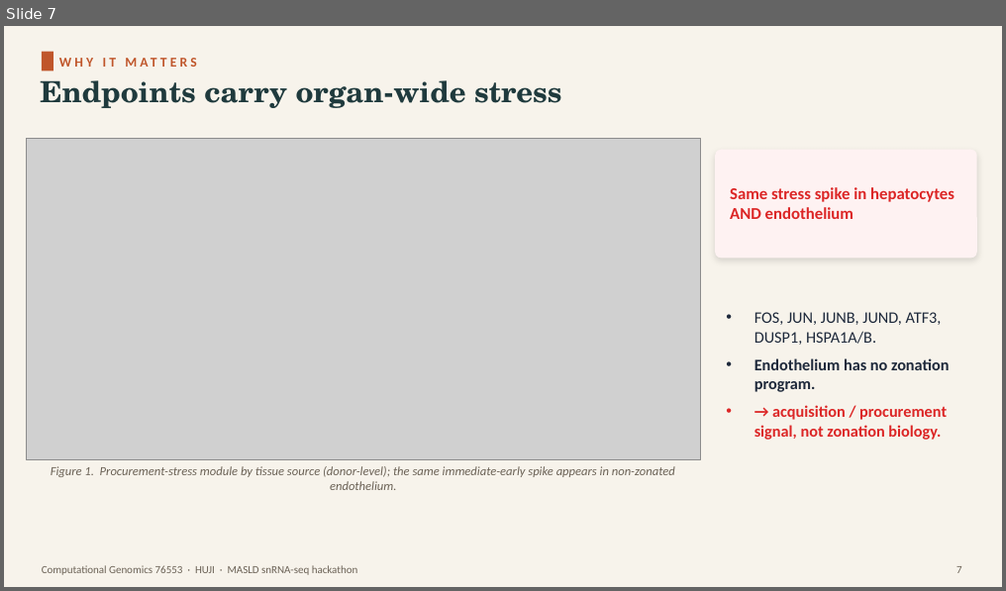
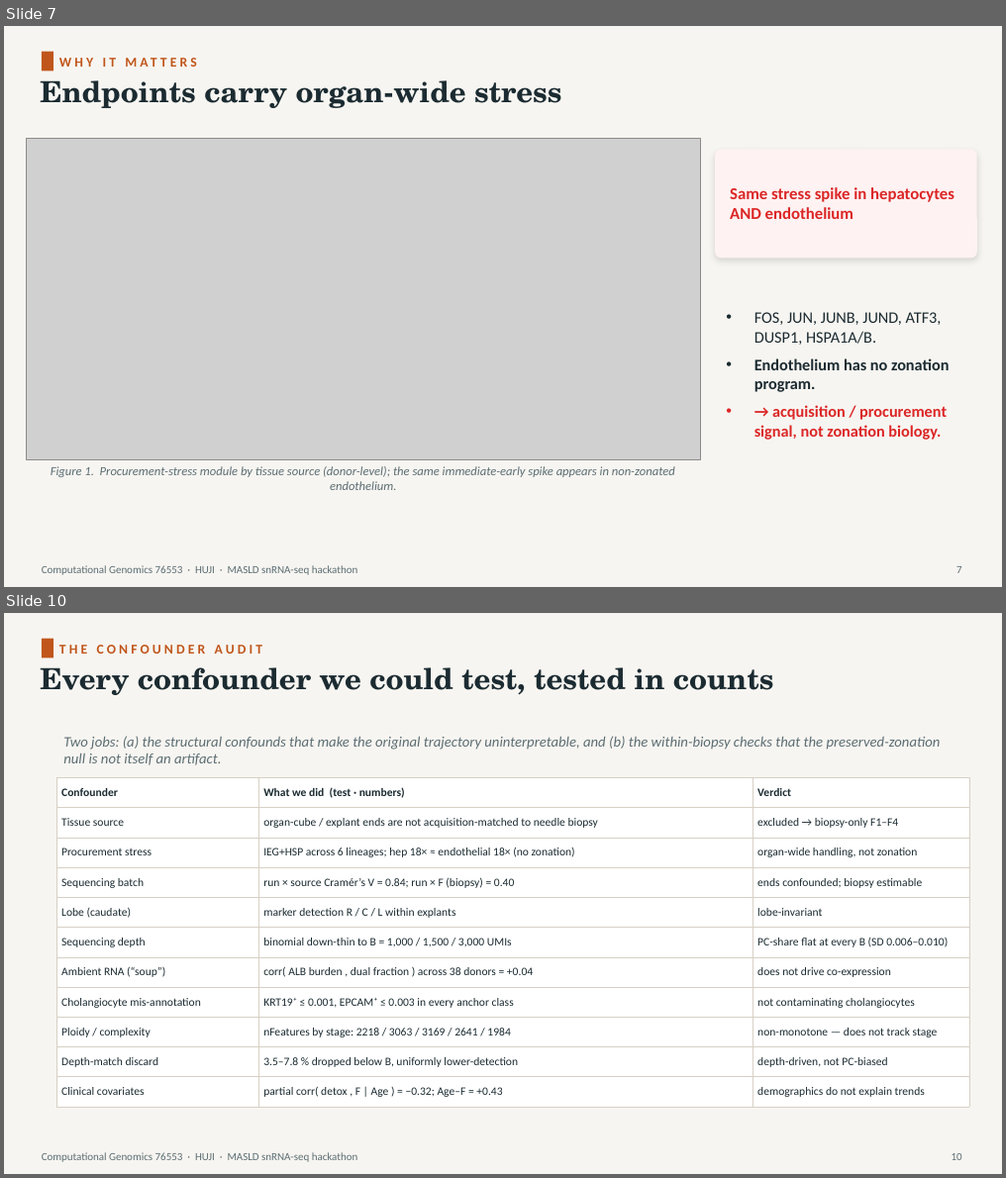
Before and after one commit to roeetekoah/liver-zonation, a slide deck: presentation/MASLD_zonation.pptx. Shown one above the other, each under a label of ours: slide 7 before the commit, slides 7 and 10 after it; the slides between them are not shown. The pictures are 1006x591 and 1006x1178 pixels, drawn with LibreOffice and Linux fonts; fonts in the diff are those of the drawing; grey boxes stand for pictures. Boxes give left, top, right and bottom in pixels: in the first picture for what was removed or moved away, otherwise in the second. Text is boxed around its words. In the diff, an @@ line names an element or a change of style, - is before the commit and + after.

```diff
--- a/presentation/MASLD_zonation.pptx
+++ b/presentation/MASLD_zonation.pptx
@@ slide 10 added at box(4, 613, 1002, 1174), background #F7F5F1 @@
@@ rectangle added at box(42, 639, 54, 658), fill #C0561B @@
@@ text added at box(40, 667, 774, 695), 28 pt, text #1B2B31, bold @@
+Every confounder we could test, tested in counts
@@ text added at box(59, 645, 262, 654), 13 pt, text #C0561B, bold @@
+THE CONFOUNDER AUDIT
@@ text added at box(63, 736, 941, 765), 14 pt, text #5C6E73, italic @@
+Two jobs: (a) the structural confounds that make the original trajectory uninterpretable, and (b) the within-biopsy checks that the preserved-zonation null is not itself an artifact.
@@ table added at box(56, 777, 969, 1101), 11 rows, 3 columns @@
+Confounder | What we did (test · numbers) | Verdict
+Tissue source | organ-cube / explant ends are not acquisition-matched to needle biopsy | excluded → biopsy-only F1–F4
+Procurement stress | IEG+HSP across 6 lineages; hep 18× ≈ endothelial 18× (no zonation) | organ-wide handling, not zonation
+Sequencing batch | run × source Cramér’s V = 0.84; run × F (biopsy) = 0.40 | ends confounded; biopsy estimable
+Lobe (caudate) | marker detection R / C / L within explants | lobe-invariant
+Sequencing depth | binomial down-thin to B = 1,000 / 1,500 / 3,000 UMIs | PC-share flat at every B (SD 0.006–0.010)
+Ambient RNA (“soup”) | corr( ALB burden , dual fraction ) across 38 donors = +0.04 | does not drive co-expression
+Cholangiocyte mis-annotation | KRT19⁺ ≤ 0.001, EPCAM⁺ ≤ 0.003 in every anchor class | not contaminating cholangiocytes
+Ploidy / complexity | nFeatures by stage: 2218 / 3063 / 3169 / 2641 / 1984 | non-monotone — does not track stage
+Depth-match discard | 3.5–7.8 % dropped below B, uniformly lower-detection | depth-driven, not PC-biased
+Clinical covariates | partial corr( detox , F | Age ) = −0.32; Age–F = +0.43 | demographics do not explain trends
@@ text added at box(42, 1153, 358, 1162), 10.5 pt, text #5C6E73 @@
+Computational Genomics 76553 · HUJI · MASLD snRNA-seq hackathon
@@ text added at box(951, 1154, 962, 1160), 10.5 pt, text #5C6E73 @@
+10
@@ slide 7 changed as well @@
@@ background #F7F3EB to #F7F5F1 @@
@@ rectangle at box(42, 52, 54, 71): fill #C0562B to #C0561B @@
@@ text "WHY IT MATTERS" at box(59, 49, 957, 75): text colour #C0562B to #C0561B @@
@@ text "Endpoints carry organ-wide stress" at box(40, 80, 561, 108): text colour #1F3A3D to #1B2B31 @@
@@ text colour #6B6256 to #5C6E73 in 3 elements at box(51, 467, 675, 490), box(42, 566, 358, 575), box(956, 567, 962, 573) @@
```
Also in this commit, not shown: 20 other slides changed, 1 other file.
